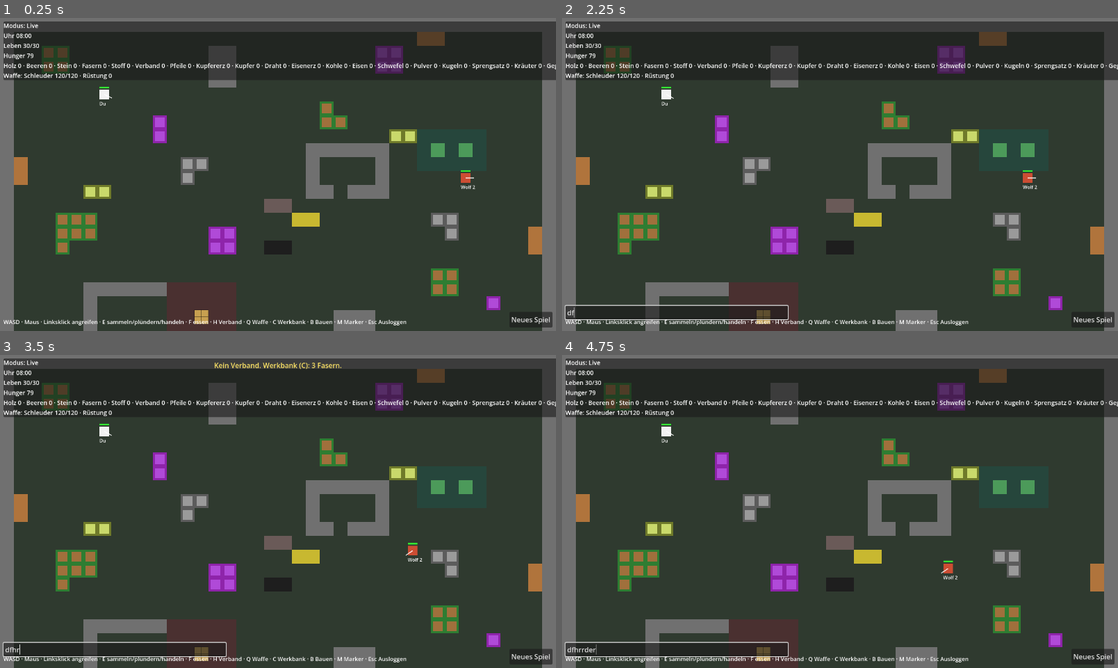
Above: before the commit, frames 1-4 (two rows, left to right).
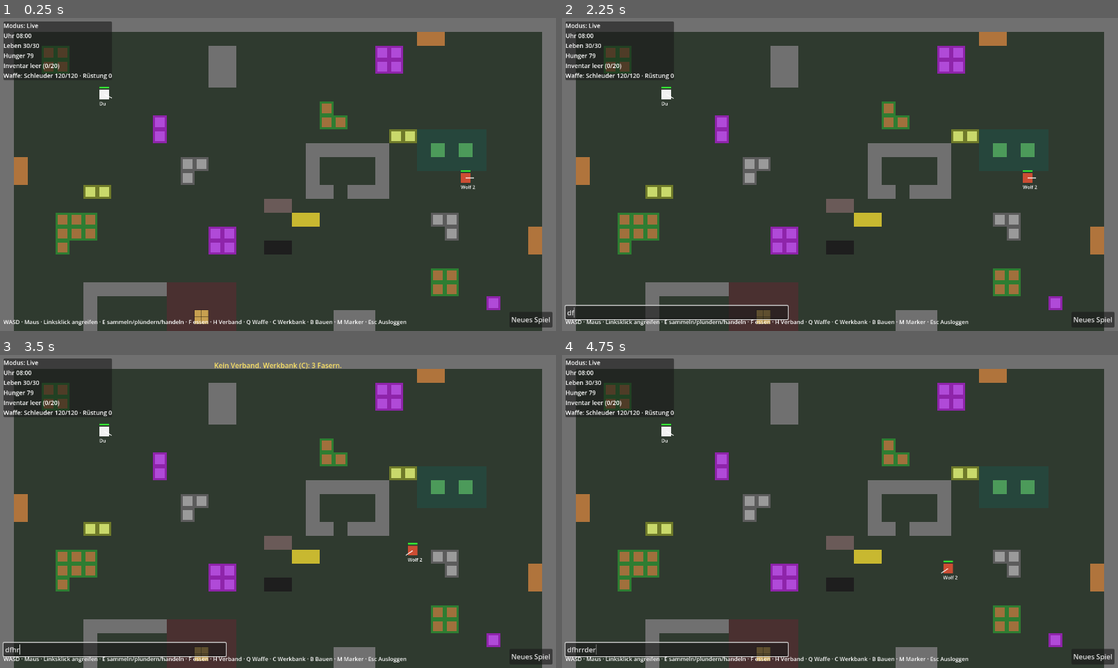
Above: after the commit, the same moments.

Repository: ShivaHaze/godot-game
Game: Godot game, scene res://game/main.tscn
The game is run twice, just before and just after one commit, with the same random seed, the same clock (stepped at 60 frames per second) and the same inputs.
Inputs (mouse positions are in pixels of both pictures, inside the frame that each line leads up to):
- Up to frame 1 (0.25 s): no input
- Up to frame 2 (2.25 s): click "Neues Spiel" at 0.5 s; click "Neues Spiel" at 1.25 s; tap Enter (chat) at 2 s; move the mouse to (962, 158) at 2.02 s; hold D (move_right) from 2.03 s (still down); tap F (eat) at 2.1 s; click (962, 158) at 2.17 s
- Up to frame 3 (3.5 s): tap H (heal) at 2.3 s; release D (move_right) at 2.75 s; tap R (respawn) at 2.75 s; drag from (166, 527) to (250, 574) at 2.77 s
- Up to frame 4 (4.75 s): tap R (respawn) at 3.5, 4.25 s; move the mouse to (895, 442) at 3.52 s; hold D (move_right) 3.53-4.25 s; hold E (interact) 3.53-4.25 s; click (895, 442) at 3.8 s; drag from (812, 574) to (673, 464) at 4.27 s

The runs differ from the first frame. In frame 1, 4.9% of the frame differs, in the area x 0-100%, y 1-20%; in frame 2, 4.9%; in frame 3, 4.8%; in frame 4, 4.9%.

Commit message:
Schritt 35: Lagerfeuer und Fleisch
- Wölfe tragen Fleisch (wolf.meat), roh essbar; Gebratenes Fleisch nur in Reichweite eines Lagerfeuers (resources 'needs_building')
- Lagerfeuer als Bauteil (brennt herunter); Essen nimmt das nahrhafteste Stück; HUD zeigt nur vorhandene Rohstoffe
- 3 neue Tests (215)

Co-Authored-By: Claude Fable 5.1 <noreply@anthropic.com>
Claude-Session: https://claude.ai/code/session_01RmMPQeVBJTnNWy85fL9v8i

Diff:
--- a/data/balance.json
+++ b/data/balance.json
@@ -79,7 +79,9 @@
     "_wander_radius": "Streunradius um den Spawn. Groß genug, dass Wölfe auch beim Zeitsprung mal vorbeikommen.",
     "respawn_time": 300.0,
     "_respawn_time": "Sekunden, bis ein toter Wolf an einem Wolf-Spawn ersetzt wird.",
-    "max_alive": 3
+    "max_alive": 3,
+    "meat": 2,
+    "_meat": "Fleisch, das eine Wolfsleiche beim Plündern hergibt (roh essbar, gebraten am Lagerfeuer nahrhafter)."
   },
   "logout": {
     "_doc": "Ausloggen macht nie sofort sicher (Design [E]). Während des Übergangs kann sich der Charakter nicht verstecken.",
--- a/data/buildings.json
+++ b/data/buildings.json
@@ -168,6 +168,24 @@
       "color": "#e0c068",
       "sign": true,
       "_doc": "Text bis 80 Zeichen, den jeder in der Nähe liest (E daneben zum Beschriften, nur der Besitzer). Die einzige Kommunikation eines Offline-Charakters."
+    },
+    {
+      "id": "campfire",
+      "name": "Lagerfeuer",
+      "tier": "wood",
+      "cost": {
+        "wood": 4
+      },
+      "hp": 12,
+      "size": [
+        1,
+        1
+      ],
+      "passable": "all",
+      "decay_per_hour": 4.0,
+      "color": "#ff9040",
+      "campfire": true,
+      "_doc": "Brennt etwa 3 Stunden herunter (Verfall). Jeder in Reichweite brät daran Fleisch (C oder NPC-Aktion 'stelle Gebratenes Fleisch her')."
     },
     {
       "id": "spawn_anchor",
--- a/data/resources.json
+++ b/data/resources.json
@@ -1,5 +1,5 @@
 {
-  "_doc": "Rohstoffe und Verbrauchsgüter. 'nutrition' = Hung …(1095 unchanged characters)… giftung). H nimmt das passendste Mittel.",
+  "_doc": "Rohstoffe und Verbrauchsgüter. 'nutrition' = Hung …(1095 unchanged characters)… giftung). H nimmt das passendste Mittel. 'needs_building' = Bauteil, das beim Herstellen in Reichweite stehen muss (Lagerfeuer zum Braten). Essen nimmt das nahrhafteste Stück.",
   "resources": [
     {
       "id": "wood",
@@ -14,6 +14,24 @@
       "edible": true,
       "nutrition": 25,
       "color": "#b04ad8"
+    },
+    {
+      "id": "meat",
+      "name": "Fleisch",
+      "edible": true,
+      "nutrition": 15,
+      "color": "#c05050"
+    },
+    {
+      "id": "cooked_meat",
+      "name": "Gebratenes Fleisch",
+      "edible": true,
+      "nutrition": 50,
+      "color": "#8a4a2a",
+      "cost": {
+        "meat": 1
+      },
+      "needs_building": "campfire"
     },
     {
       "id": "stone",
--- a/game/hud.gd
+++ b/game/hud.gd
@@ -170,7 +170,10 @@
 		return
 	var inventory_parts: PackedStringArray = []
 	for rid: String in world.data.resource_order:
-		inventory_parts.append("%s %d" % [world.data.resources[rid]["name"], int(c.inventory.get(rid, 0))])
+		if int(c.inventory.get(rid, 0)) > 0:  # nur, was man dabeihat (die Liste ist lang geworden)
+			inventory_parts.append("%s %d" % [world.data.resources[rid]["name"], int(c.inventory.get(rid, 0))])
+	if inventory_parts.is_empty():
+		inventory_parts.append("Inventar leer")
 	var hunger_text := "%d" % int(c.hunger)
 	if c.is_weakened():
 		hunger_text += " (geschwächt)"
--- a/game/world_view.gd
+++ b/game/world_view.gd
@@ -146,6 +146,9 @@
 				var top_left := b.center() * TILE + Vector2(-size.x * 0.5 - 4, -TILE * 0.5 - size.y - 6)
 				draw_rect(Rect2(top_left, size + Vector2(8, 4)), Color(0.1, 0.08, 0.05, 0.8))
 				draw_string(font, top_left + Vector2(4, size.y - 3), text, HORIZONTAL_ALIGNMENT_LEFT, -1, 12, Color(1.0, 0.95, 0.7))
+		if def.get("campfire", false):
+			draw_circle(b.center() * TILE, TILE * 0.22, Color(1.0, 0.75, 0.3))
+			draw_string(ThemeDB.fallback_font, b.center() * TILE + Vector2(8, -6), "%.1f h" % (b.hp / maxf(0.1, float(def["decay_per_hour"]))), HORIZONTAL_ALIGNMENT_LEFT, -1, 10, Color(1.0, 0.8, 0.5))
 		if def.has("bomb"):
 			var left := maxf(0.0, b.placed_time + float(def["bomb"]["fuse"]) - world.time)
 			draw_arc(b.center() * TILE, float(def["bomb"]["radius"]) * TILE, 0.0, TAU, 32, Color(1.0, 0.3, 0.2, 0.5), 1.5)
--- a/sim/sim_world.gd
+++ b/sim/sim_world.gd
@@ -111,6 +111,7 @@
 	c.kind = SimCharacter.Kind.WOLF
 	c.control = SimCharacter.Controller.WOLF_AI
 	c.owner_id = "wild"
+	c.inventory["meat"] = data.bali("wolf.meat") if data.balance.get("wolf", {}).has("meat") else 2
 	c.pos = pos
 	c.prev_pos = pos
 	c.home_pos = pos
@@ -474,6 +475,9 @@
 func _craft_consumable(c: SimCharacter, rid: String) -> String:
 	var def: Dictionary = data.resources[rid]
 	var cost: Dictionary = def["cost"]
+	var needs := String(def.get("needs_building", ""))
+	if not needs.is_empty() and building_part_near(c, needs) == null:
+		return "kein %s in Reichweite" % data.buildings.get(needs, {}).get("name", needs)
 	for need: String in cost:
 		if int(c.inventory.get(need, 0)) < int(cost[need]):
 			return "zu wenig %s (%d nötig)" % [data.resources[need]["name"], int(cost[need])]
@@ -498,12 +502,24 @@
 	if not data.resources.has(rid) or not data.resources[rid].has("cost"):
 		return "kein herstellbares Verbrauchsgut"
 	var cost: Dictionary = data.resources[rid]["cost"]
+	var needs := String(data.resources[rid].get("needs_building", ""))
+	if not needs.is_empty() and building_part_near(c, needs) == null:
+		return "kein %s in Reichweite" % data.buildings.get(needs, {}).get("name", needs)
 	for need: String in cost:
 		if int(c.inventory.get(need, 0)) < int(cost[need]):
 			return "zu wenig %s (%d nötig)" % [data.resources[need]["name"], int(cost[need])]
 	if c.inventory_count() - _cost_total(cost) + int(data.resources[rid].get("yield", 1)) > data.bali("inventory.capacity"):
 		return "Inventar voll"
 	return ""
+
+
+## Nächstes Bauteil einer Art (beliebiger Besitzer) in Interaktionsreichweite, sonst null.
+func building_part_near(c: SimCharacter, part: String) -> SimBuilding:
+	var reach := data.balf("character.interact_range") + 0.5
+	for b: SimBuilding in map.buildings.values():
+		if b.part == part and b.center().distance_to(c.pos) <= reach:
+			return b
+	return null
 
 
 ## Munition einer Waffe (Kennung des Verbrauchsguts) oder leer, wenn sie keine braucht.
@@ -1583,10 +1599,13 @@
 	var hunger_max := data.balf("hunger.max")
 	if c.hunger >= hunger_max:
 		return {}
-	for rid: String in data.resource_order:
+	var best := ""
+	for candidate: String in data.resource_order:
+		var cdef: Dictionary = data.resources[candidate]
+		if cdef.get("edible", false) and int(c.inventory.get(candidate, 0)) > 0 and (best.is_empty() or float(cdef["nutrition"]) > float(data.resources[best]["nutrition"])):
+			best = candidate
+	for rid: String in ([best] if not best.is_empty() else []):
 		var def: Dictionary = data.resources[rid]
-		if not def.get("edible", false) or int(c.inventory.get(rid, 0)) <= 0:
-			continue
 		var before := int(c.inventory[rid])
 		c.inventory[rid] = before - 1
 		c.hunger = minf(hunger_max, c.hunger + float(def["nutrition"]))
--- a/tests/unit/test_buildings.gd
+++ b/tests/unit/test_buildings.gd
@@ -32,7 +32,7 @@
 
 func test_data_and_cells() -> void:
 	assert_true(data.is_valid(), "Fehler: %s" % data.errors)
-	assert_eq(data.building_order, ["wood_wall", "wood_door", "stone_wall", "anchor", "trade_table", "sensor", "trap", "turret", "sign", "spawn_anchor", "depot", "mine", "bomb"] as Array[String])
+	assert_eq(data.building_order, ["wood_wall", "wood_door", "stone_wall", "anchor", "trade_table", "sensor", "trap", "turret", "sign", "campfire", "spawn_anchor", "depot", "mine", "bomb"] as Array[String])
 	assert_eq(SimBuilding.cells_for([1, 2], Vector2i(4, 6), 0), [Vector2i(4, 6), Vector2i(4, 7)] as Array[Vector2i])
 	assert_eq(SimBuilding.cells_for([1, 2], Vector2i(4, 6), 1), [Vector2i(4, 6), Vector2i(5, 6)] as Array[Vector2i])
 	assert_eq(SimBuilding.half_cell_of(Vector2(20.5, 5.5)), Vector2i(41, 11))
--- /dev/null
+++ b/tests/unit/test_campfire.gd
@@ -0,0 +1,86 @@
+extends GutTest
+## Nahrung → gekocht: Wölfe geben Fleisch, das Lagerfeuer brät es (nahrhafter), Essen nimmt das beste Stück.
+
+const OPEN: Vector2 = Vector2(20.5, 5.5)
+
+var data: SimData
+var world: SimWorld
+var player: SimCharacter
+
+
+func before_each() -> void:
+	data = SimData.load_from_dir("res://data")
+	world = SimWorld.new(data, 231)
+	world.lod_enabled = false
+	player = world.get_character(world.setup_new_game())
+	player.pos = OPEN
+	for c: SimCharacter in world.characters.values():
+		if c.kind == SimCharacter.Kind.WOLF:
+			c.pos = Vector2(38.5, 28.5)
+			c.home_pos = c.pos
+			c.control = SimCharacter.Controller.NONE
+
+
+func test_wolf_corpse_gives_meat() -> void:
+	var wolf := world.spawn_wolf(OPEN + Vector2(0.8, 0))
+	wolf.control = SimCharacter.Controller.NONE
+	assert_eq(int(wolf.inventory["meat"]), data.bali("wolf.meat"))
+	world.apply_damage(wolf, 1000.0, Vector2.RIGHT, player.id)
+	assert_true(wolf.dead)
+	world.spatial.rebuild(world.characters)
+	var intent := SimIntent.new()
+	intent.interact = true
+	for i in 20:
+		world.set_intent(player.id, intent)
+		world.tick()
+	assert_eq(int(player.inventory.get("meat", 0)), data.bali("wolf.meat"), "Fleisch geplündert")
+
+
+func test_cooking_needs_campfire_and_is_better_food() -> void:
+	player.inventory["meat"] = 2
+	player.inventory["wood"] = 4
+	assert_eq(world.craft(player, "cooked_meat"), "kein Lagerfeuer in Reichweite")
+	var fire := world.place_building(player, "campfire", Vector2i(43, 11), 0)
+	assert_not_null(fire, "Feuer: %s" % world.can_place(player, "campfire", Vector2i(43, 11), 0))
+	assert_eq(world.craft(player, "cooked_meat"), "")
+	assert_eq(int(player.inventory["cooked_meat"]), 1)
+	assert_eq(int(player.inventory["meat"]), 1)
+	# Essen nimmt das nahrhafteste Stück
+	player.inventory["berries"] = 3
+	player.hunger = 20.0
+	var event := world.eat(player)
+	assert_eq(event["resource"], "cooked_meat", "gebraten vor Beeren und rohem Fleisch")
+	assert_almost_eq(player.hunger, 70.0, 0.01, "+50")
+	event = world.eat(player)
+	assert_eq(event["resource"], "berries", "Beeren (25) vor rohem Fleisch (15)")
+	# Das Feuer brennt herunter
+	assert_true(world.map.buildings.has(fire.id))
+	world.advance(3.5 * 3600.0)
+	assert_false(world.map.buildings.has(fire.id), "nach ~3 h erloschen")
+	assert_eq(world.craft(player, "cooked_meat"), "kein Lagerfeuer in Reichweite")
+
+
+func test_npc_cooks_at_a_fire_and_eats_when_hungry() -> void:
+	player.inventory["meat"] = 3
+	player.inventory["wood"] = 4
+	world.unlock("p1", "crafted_consumable", player)
+	var fire := world.place_building(player, "campfire", Vector2i(43, 11), 0)
+	assert_not_null(fire)
+	var rules := data.normalize_rule_list([
+		{"if": {"condition": "hungry"}, "then": {"action": "eat"}},
+		{"if": {"condition": "else"}, "then": {"action": "craft", "params": {"product": "cooked_meat"}}},
+	], "Test")
+	world.logout(player.id, rules, "Koch")
+	player.logout_time = -1e9
+	for i in 20 * 3:
+		world.tick()
+	assert_eq(int(player.inventory.get("cooked_meat", 0)), 3, "alles gebraten")
+	player.hunger = 10.0
+	for i in 20 * 2:
+		world.tick()
+	assert_eq(int(player.inventory["cooked_meat"]), 2, "hungrig: gebratenes Fleisch gegessen")
+	var found := false
+	for line: String in SimChronicle.format_all(player):
+		if line.contains("hungrig, Regel 1: gegessen (Gebratenes Fleisch 3→2)"):
+			found = true
+	assert_true(found, "Chronik: %s" % [SimChronicle.format_all(player)])
--- a/tests/unit/test_cloth_chain.gd
+++ b/tests/unit/test_cloth_chain.gd
@@ -22,7 +22,7 @@
 
 
 func test_chain_fibers_cloth_bandage_and_armor() -> void:
-	assert_eq(data.craftable_resources(), ["cloth", "bandage", "arrow", "copper", "wire", "iron", "powder", "shot", "explosive", "antidote", "medicine"] as Array[String])
+	assert_eq(data.craftable_resources(), ["cooked_meat", "cloth", "bandage", "arrow", "copper", "wire", "iron", "powder", "shot", "explosive", "antidote", "medicine"] as Array[String])
 	player.inventory["fibers"] = 2
 	assert_eq(world.craft(player, "bandage"), "zu wenig Stoff (1 nötig)")
 	assert_eq(world.craft(player, "cloth"), "")
@@ -85,7 +85,7 @@
 		{"if": {"condition": "else"}, "then": {"action": "craft", "params": {"product": "wood"}}},
 	], "Test")
 	assert_gt(data.errors.size(), before, "Holz ist kein Erzeugnis")
-	assert_eq(String(rules[0]["then"]["params"]["product"]), "cloth", "auf das erste Erzeugnis zurückgesetzt")
+	assert_eq(String(rules[0]["then"]["params"]["product"]), "cloth", "auf die Voreinstellung der Aktion zurückgesetzt")
 	data.errors.resize(before)
 	var def := data.action_def("craft")
 	assert_eq(data.display_value(def["params"][0], "bandage"), "Verband")
--- a/tests/unit/test_resources_chains.gd
+++ b/tests/unit/test_resources_chains.gd
@@ -29,10 +29,10 @@
 
 func test_data_has_new_resources_tiles_and_nodes() -> void:
 	assert_true(data.is_valid(), "Fehler: %s" % data.errors)
-	assert_eq(data.resource_order, ["wood", "berries", "stone", "fibers", "cloth", "bandage", "arrow", "copper_ore", "copper", "wire", "iron_ore", "coal", "iron", "sulfur", "powder", "shot", "explosive", "herbs", "antidote", "medicine"] as Array[String])
+	assert_eq(data.resource_order, ["wood", "berries", "meat", "cooked_meat", "stone", "fibers", "cloth", "bandage", "arrow", "copper_ore", "copper", "wire", "iron_ore", "coal", "iron", "sulfur", "powder", "shot", "explosive", "herbs", "antidote", "medicine"] as Array[String])
 	assert_true(data.tiles.has("stone_deposit"))
 	assert_true(data.tiles.has("fiber_plant"))
-	assert_eq(data.craftable_resources(), ["cloth", "bandage", "arrow", "copper", "wire", "iron", "powder", "shot", "explosive", "antidote", "medicine"] as Array[String])
+	assert_eq(data.craftable_resources(), ["cooked_meat", "cloth", "bandage", "arrow", "copper", "wire", "iron", "powder", "shot", "explosive", "antidote", "medicine"] as Array[String])
 	var stone := 0
 	var fibers := 0
 	for node: SimResourceNode in world.map.nodes.values():
--- a/tests/unit/test_sim_data.gd
+++ b/tests/unit/test_sim_data.gd
@@ -21,7 +21,7 @@
 func test_real_data_is_valid() -> void:
 	var data := SimData.load_from_dir("res://data")
 	assert_true(data.is_valid(), "Fehler: %s" % data.errors)
-	assert_eq(data.resource_order, ["wood", "berries", "stone", "fibers", "cloth", "bandage", "arrow", "copper_ore", "copper", "wire", "iron_ore", "coal", "iron", "sulfur", "powder", "shot", "explosive", "herbs", "antidote", "medicine"] as Array[String])
+	assert_eq(data.resource_order, ["wood", "berries", "meat", "cooked_meat", "stone", "fibers", "cloth", "bandage", "arrow", "copper_ore", "copper", "wire", "iron_ore", "coal", "iron", "sulfur", "powder", "shot", "explosive", "herbs", "antidote", "medicine"] as Array[String])
 	assert_eq(data.condition_order.size(), 10, "5 Bedingungen + Sonst + gesperrte 'Fremder im Claim', 'Sensor ausgelöst', 'blutet' und 'vergiftet'")
 	assert_eq(data.action_order.size(), 10, "6 Start-Aktionen + gesperrte 'greife an', 'verbinde dich', 'stelle her', 'liefere'")
 	assert_eq(data.role_order, ["hide", "guard", "gatherer", "trader"] as Array[String])
Not shown, added: tests/unit/test_campfire.gd.uid
Not shown, changed: CLAUDE.md
Not shown, changed: docs/design-doc.md
